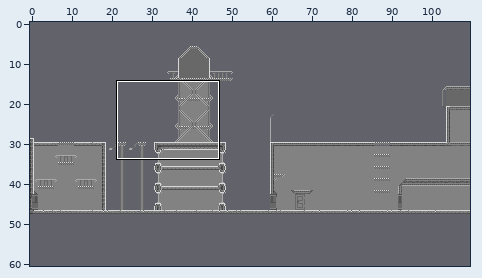
Tiled map -- resource/maps/fourth_level.tmx. Above, an overview of the earlier version with the close-up marked.
Close-up. The starting point:
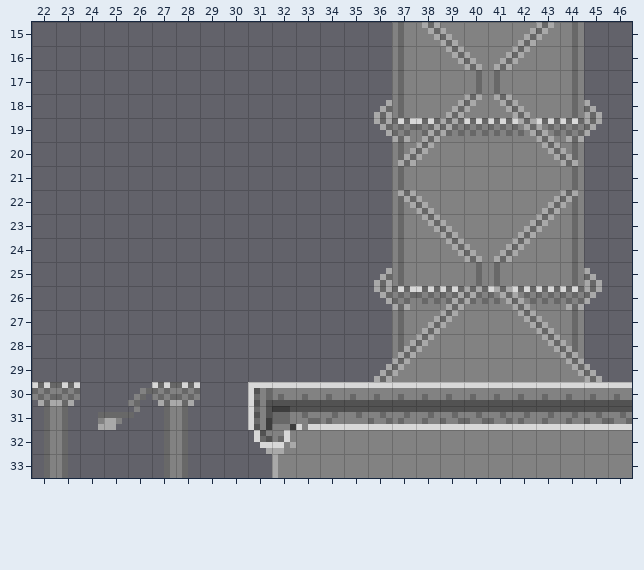
Cells are 4x4 px. Shown: x 22..46, y 15..33. The commit also changed other parts of the map, which this record leaves out.
New version:
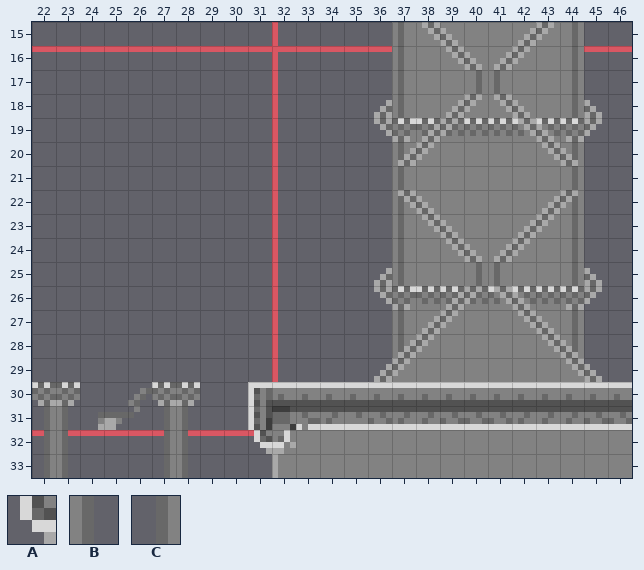
Key: from "city_tileset": A 70, B 209, C 209 flipped left-right.
_ is an empty cell.
Diff:
layer "grid" shown
Layer "second/background":
y 32: x 31 _ -> A
Layer "r/background" (removed):
y 32: x 22..23 CB -> __; x 27..28 CB -> __; x 31 A -> _
Layer "g/background" (now hidden):
y 32: x 22..23 CB -> __; x 27..28 CB -> __; x 31 A -> _
